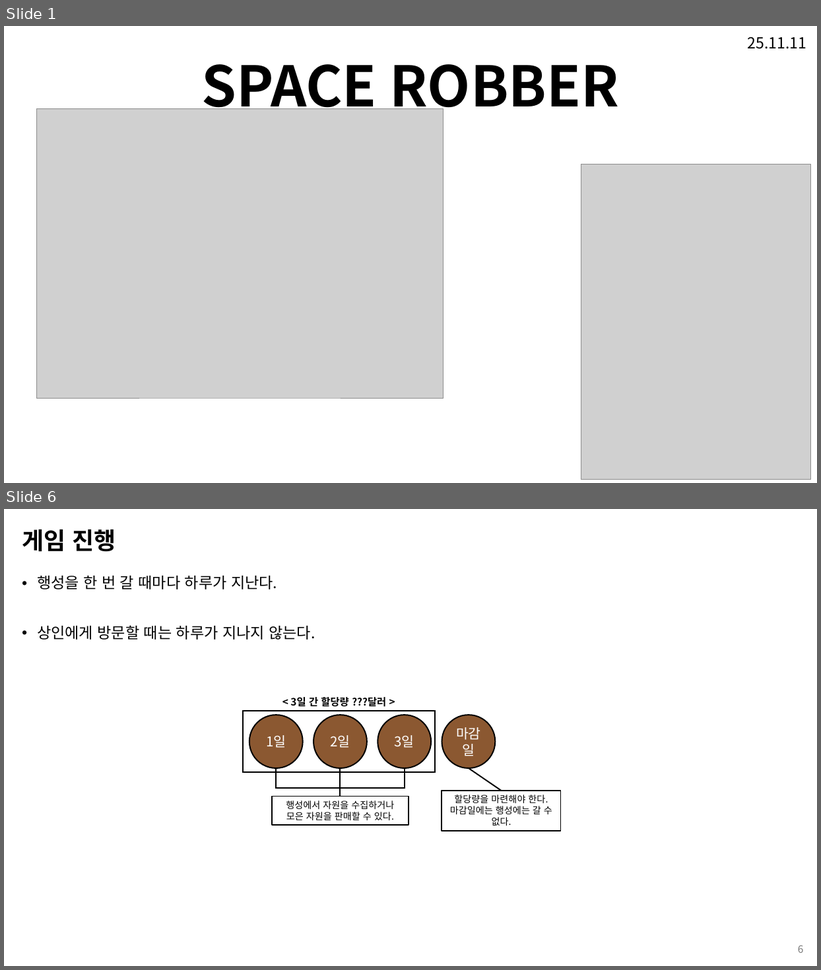
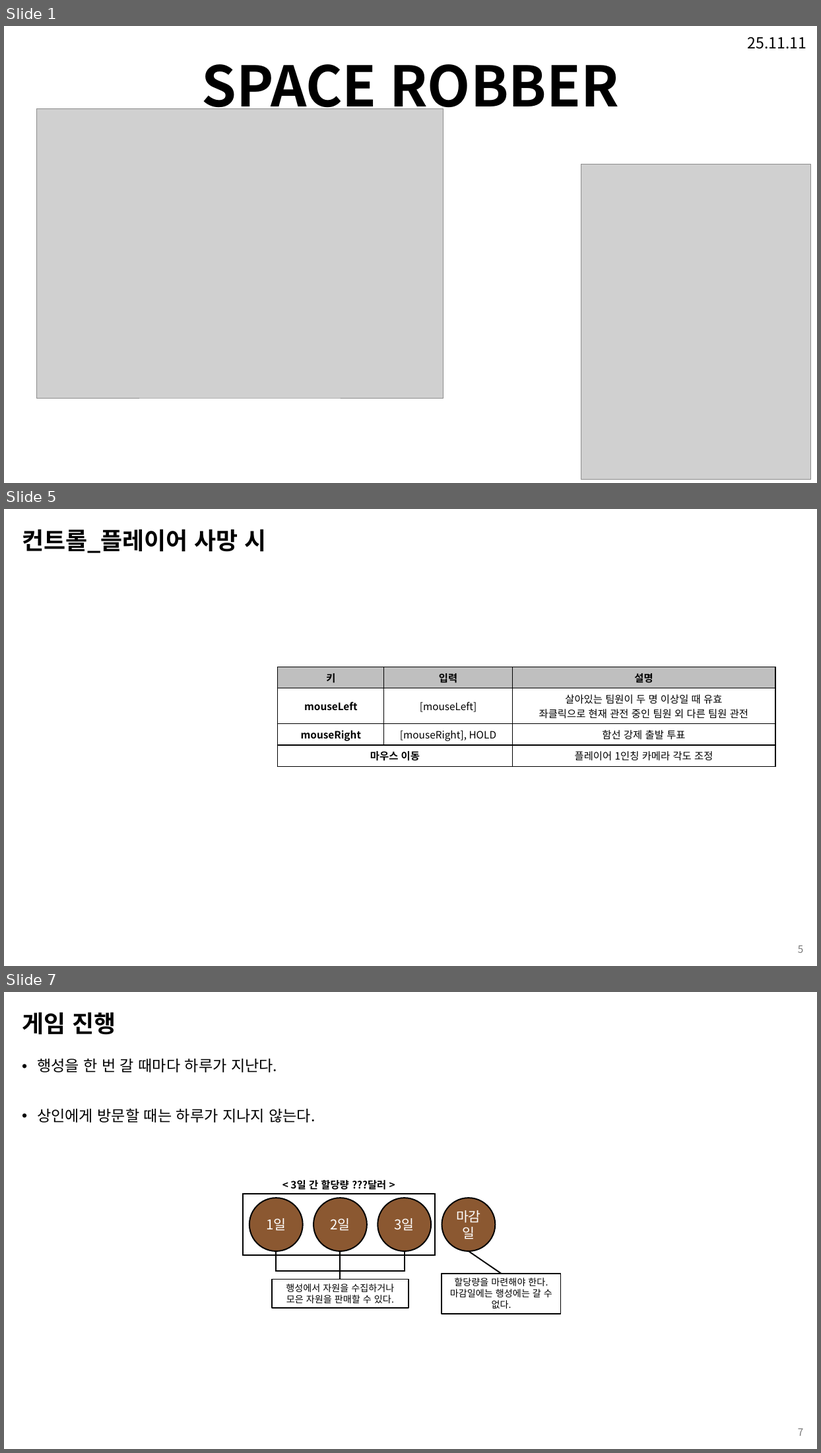
Before and after one commit to kimi5231/B1A2_project, a slide deck: 기획/SPACE ROBBER_기획서.pptx. Shown one above the other, each under a label of ours: slides 1 and 6 before the commit, slides 1, 5 and 7 after it; the slides between them are not shown. The pictures are 821x970 and 821x1453 pixels, drawn with LibreOffice and Linux fonts; fonts in the diff are those of the drawing; grey boxes stand for pictures. Boxes give left, top, right and bottom in pixels: in the first picture for what was removed or moved away, otherwise in the second. Text is boxed around its words. In the diff, an @@ line names an element or a change of style, - is before the commit and + after.

Commit message:
SPACE ROBBER_기획서 내용 추가
- 스캔 기능 추가, Control 표 수정
- 간단 UI 그림
- '인벤토리, 퀵슬롯' 추가
- ‘무게 시스템’ 추가
- **’친구 가방 열기‘ 기능 제외함**
- ‘플레이어 사망 시 컨트롤‘ 표에 추가
- ‘자원 수집‘ 추가

```diff
--- a/기획/SPACE ROBBER_기획서.pptx
+++ b/기획/SPACE ROBBER_기획서.pptx
@@ slide 5 added at bbox=[4, 509, 817, 966], background #FFFFFF @@
@@ title added at bbox=[22, 529, 267, 553], 28 pt, text #000000, bold @@
+컨트롤_플레이어 사망 시
@@ table added at bbox=[278, 667, 775, 764], 4 rows, 3 columns @@
+키 | 입력 | 설명
+mouseLeft | [mouseLeft] | 살아있는 팀원이 두 명 이상일 때 유효 / 좌클릭으로 현재 관전 중인 팀원 외 다른 팀원 관전
+mouseRight | [mouseRight], HOLD | 함선 강제 출발 투표
+마우스 이동 |  | 플레이어 1인칭 카메라 각도 조정
@@ page number added at bbox=[798, 946, 804, 953], 12 pt, text #797979 @@
+5
@@ what was slide 6 is now slide 7 @@
@@ page number at bbox=[798, 1429, 804, 1436]: text changed @@
-6
+7
```
Also in this commit, not shown: 9 slides changed, 7 other slides added, 1 slide removed.
